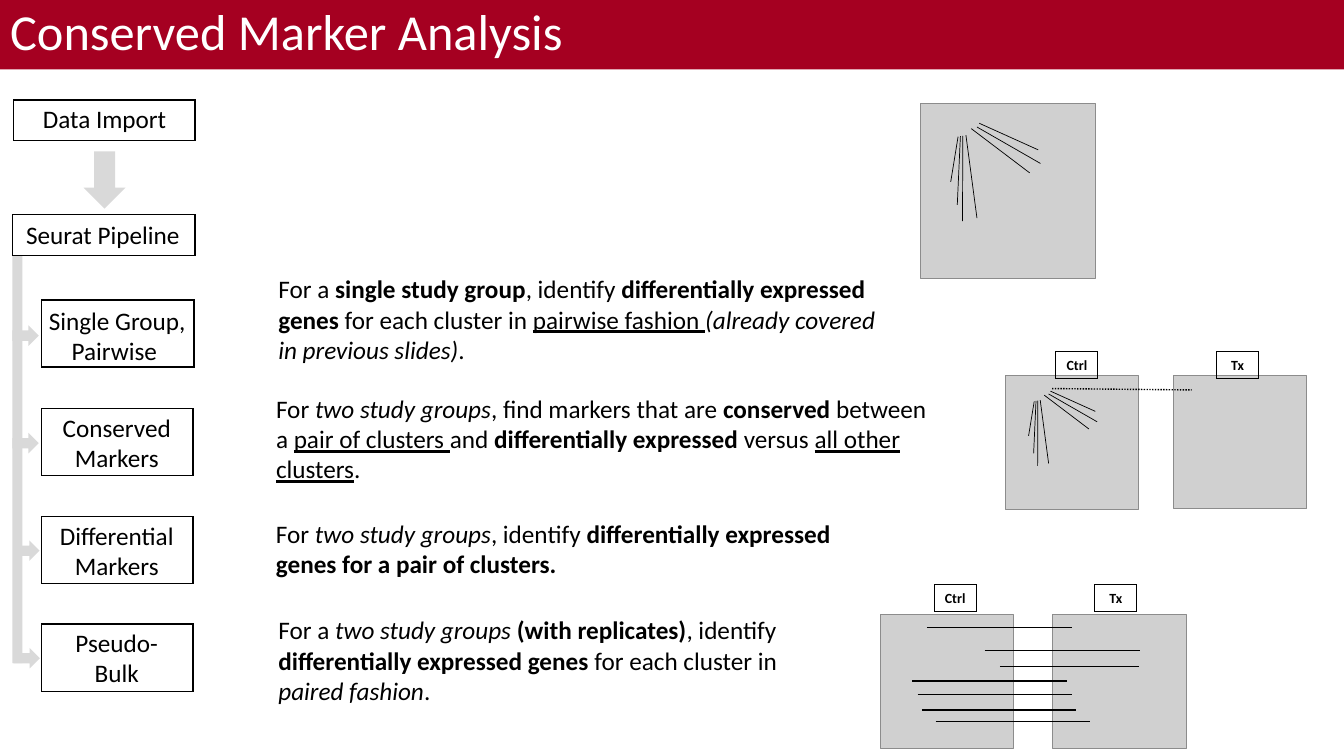
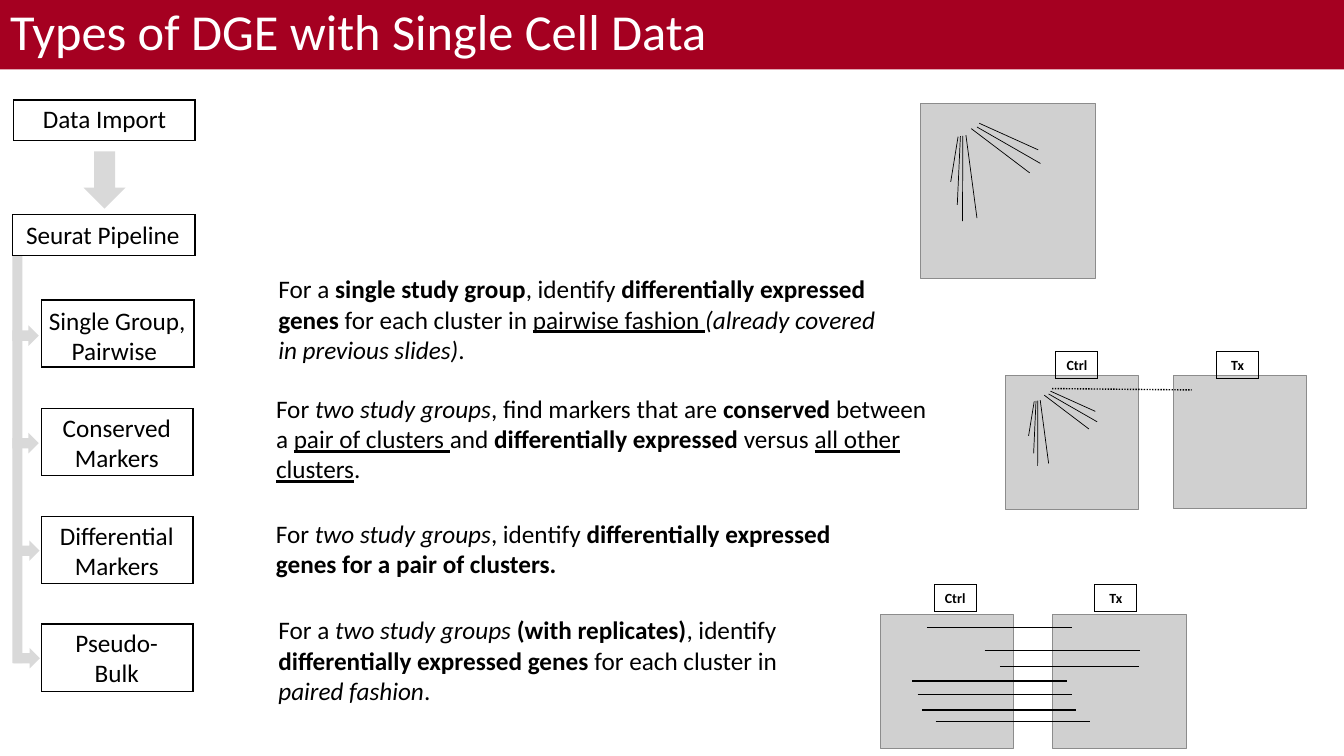
Before and after one commit to bacorli2/scrna_workshop, a slide deck: slide 2 of M5_Seurat_DGE_and_Exploratory/M5_Seurat_DGE_Exploratory.pptx. Drawn at 1344x756 pixels with LibreOffice and Linux fonts; fonts in the diff are those of the drawing; grey boxes stand for pictures; background and template pictures are left out. Boxes give left, top, right and bottom in pixels: in the first picture for what was removed or moved away, otherwise in the second. Text is boxed around its words. In the diff, an @@ line names an element or a change of style, - is before the commit and + after.

Commit message:
Updates to M3 and M5.

```diff
--- a/M5_Seurat_DGE_and_Exploratory/M5_Seurat_DGE_Exploratory.pptx
+++ b/M5_Seurat_DGE_and_Exploratory/M5_Seurat_DGE_Exploratory.pptx
@@ title at (x1=10, y1=15, x2=706, y2=59): text changed @@
-Conserved Marker Analysis
+Types of DGE with Single Cell Data
```
